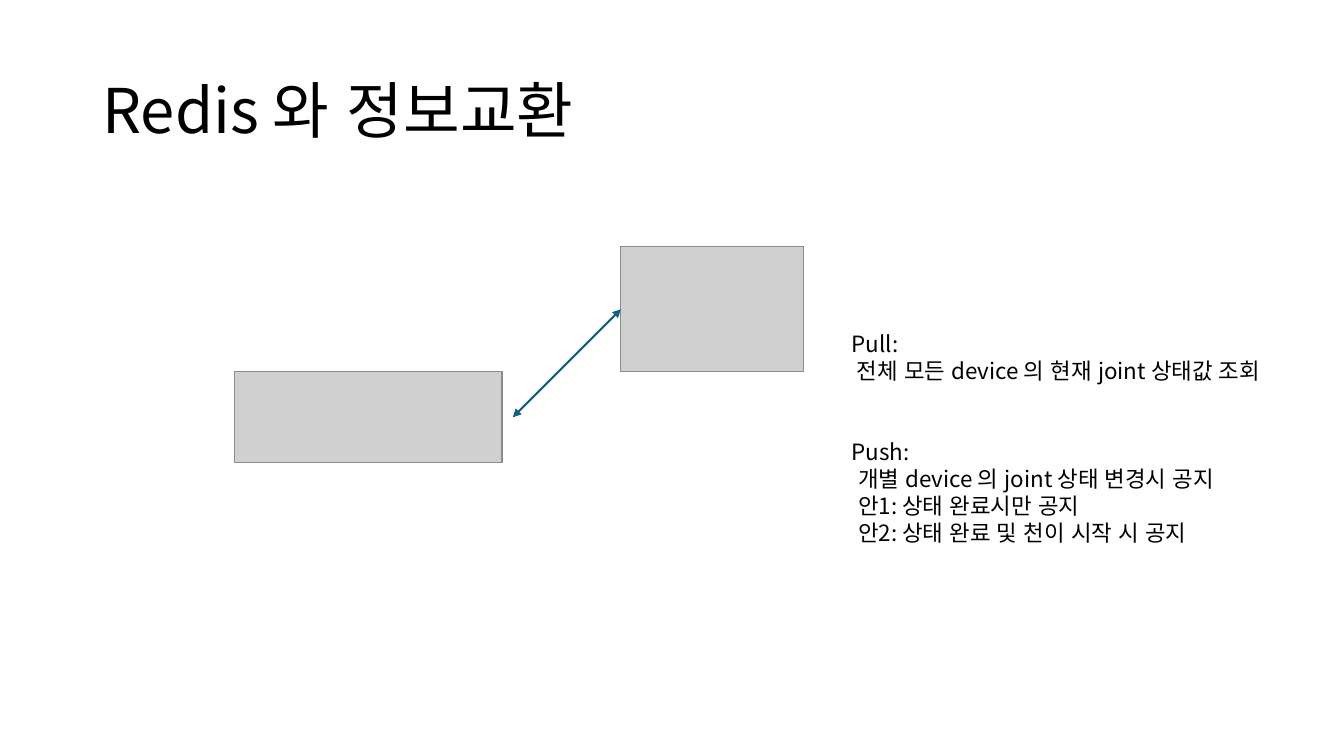
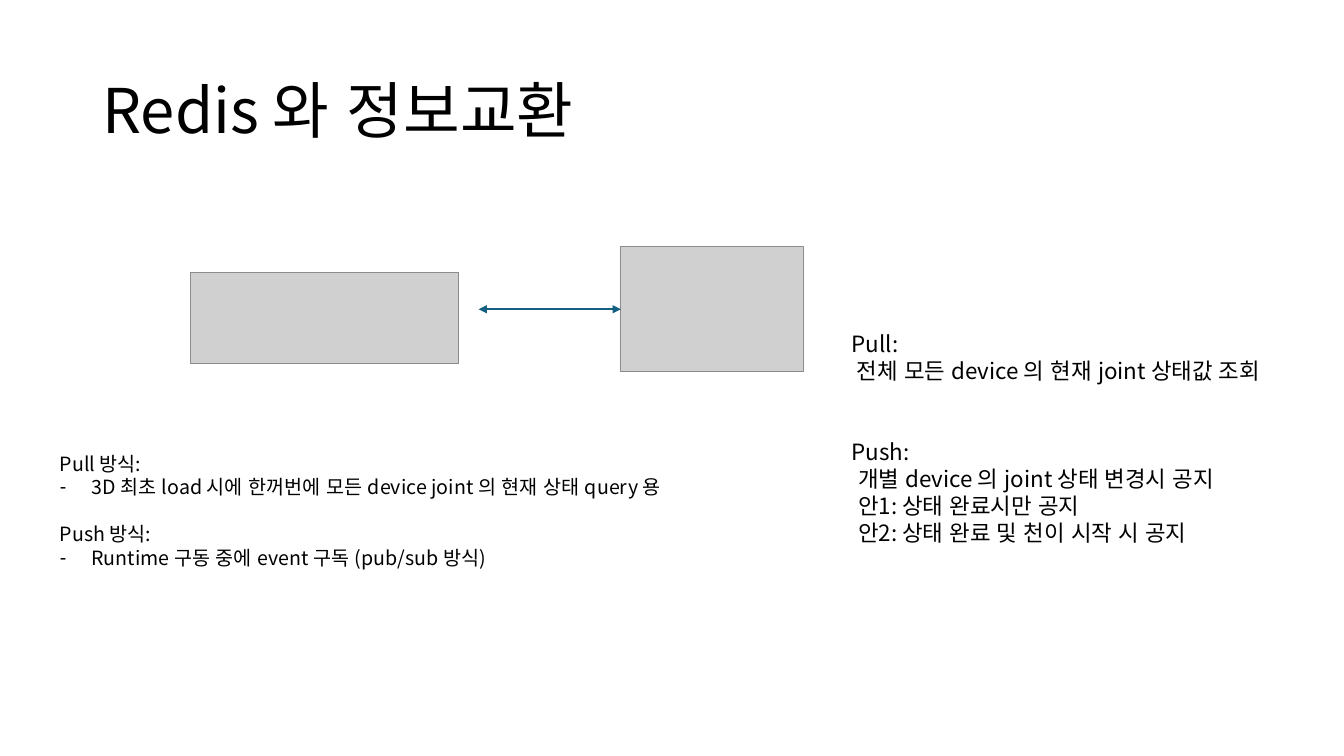
Before and after one commit to DualsoftDev/dsev2, a slide deck: slide 5 of docs/BackendServer.pptx. Drawn at 1344x756 pixels with LibreOffice and Linux fonts; fonts in the diff are those of the drawing; grey boxes stand for pictures. Boxes give left, top, right and bottom in pixels: in the first picture for what was removed or moved away, otherwise in the second. Text is boxed around its words. In the diff, an @@ line names an element or a change of style, - is before the commit and + after.

```diff
--- a/docs/BackendServer.pptx
+++ b/docs/BackendServer.pptx
@@ picture: place and size @@
-picture at [234, 372, 502, 463]
+picture at [191, 272, 459, 363]
@@ double arrow moved from (513, 417) - (621, 310) to (479, 310) - (621, 310) @@
@@ text added at [60, 454, 661, 570], 14 pt, text #000000 @@
+Pull 방식:
+– 3D 최초 load 시에 한꺼번에 모든 device joint 의 현재 상태 query 용
+Push 방식:
+– Runtime 구동 중에 event 구독 (pub/sub 방식)
```
Also in this commit, not shown: 3 other slides changed.
